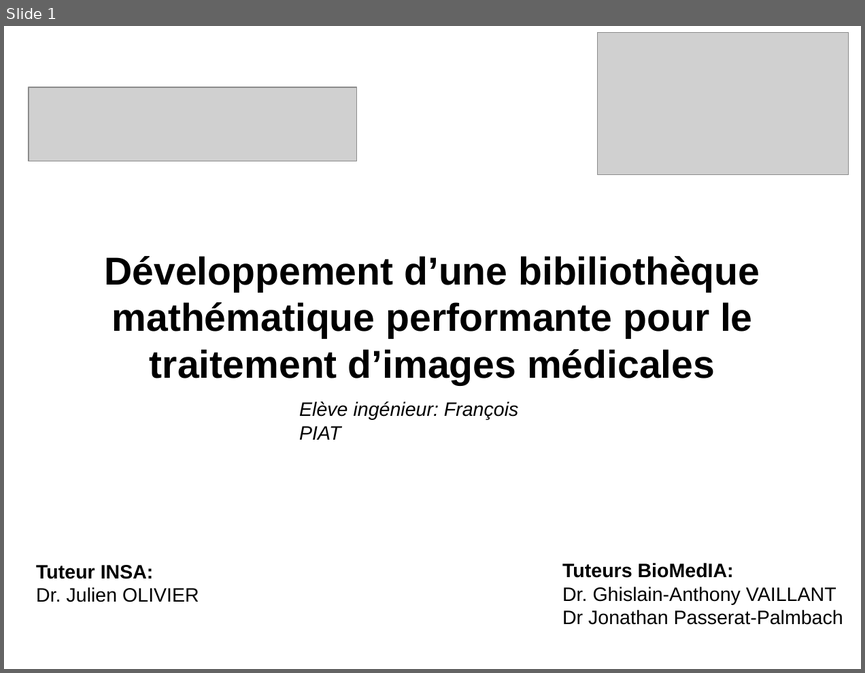
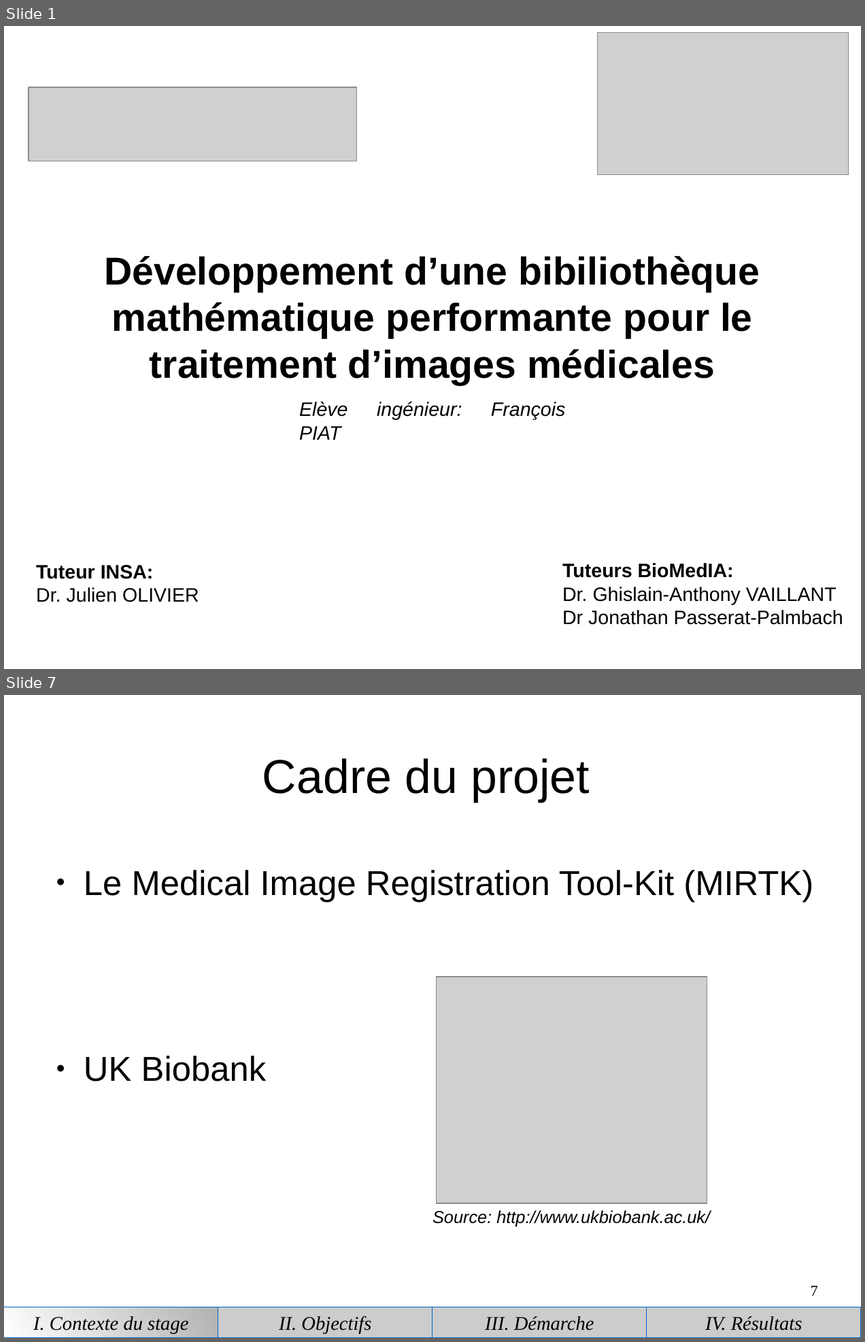
Before and after one commit to piatf/Report-2016-interniship-BioMedIA, a slide deck: presentation.odp. Shown one above the other, each under a label of ours: slide 1 before the commit, slides 1 and 7 after it; the slides between them are not shown. The pictures are 865x673 and 865x1342 pixels, drawn with LibreOffice and Linux fonts; fonts in the diff are those of the drawing; grey boxes stand for pictures. Boxes give left, top, right and bottom in pixels: in the first picture for what was removed or moved away, otherwise in the second. Text is boxed around its words. In the diff, an @@ line names an element or a change of style, - is before the commit and + after.

```diff
--- a/presentation.odp
+++ b/presentation.odp
@@ slide 7 added at [4, 695, 861, 1338], background #FFFFFF @@
@@ title added at [262, 758, 590, 802], 44 pt, text #000000 @@
+Cadre du projet
@@ text added at [84, 870, 813, 1081], 32 pt, text #000000 @@
+● Le Medical Image Registration Tool-Kit (MIRTK)
+● UK Biobank
@@ picture added at [436, 977, 707, 1203] @@
@@ text added at [432, 1210, 710, 1227], 16 pt, text #000000, italic @@
+Source: http://www.ukbiobank.ac.uk/
@@ page number added at [810, 1285, 818, 1295], 14 pt, text #000000 @@
+7
@@ group added at [4, 1307, 861, 1337]: 4 rectangles @@
+I. Contexte du stage
+II. Objectifs
+III. Démarche
+IV. Résultats
@@ slide 1 changed as well @@
@@ text "Elève ingénieur: François PIAT" at [299, 401, 565, 420]: alignment left to justified @@
```
Also in this commit, not shown: 9 other slides changed, 20 other slides added, 8 slides removed.
